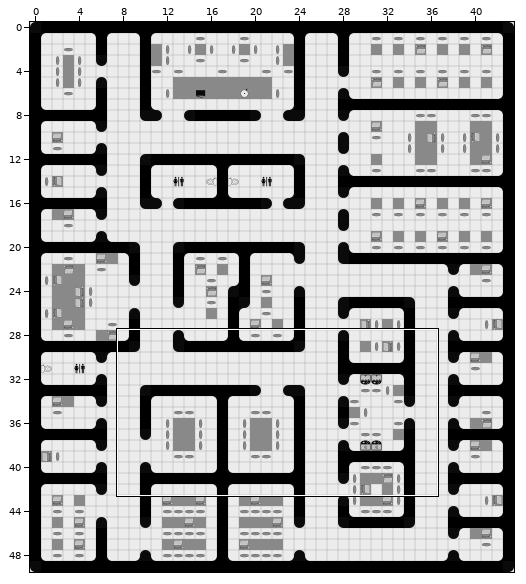
Tiled map -- flask/assets/map3.tmx. The picture above shows the old version from afar; the outline marks the close-up.
Close-up. Before:
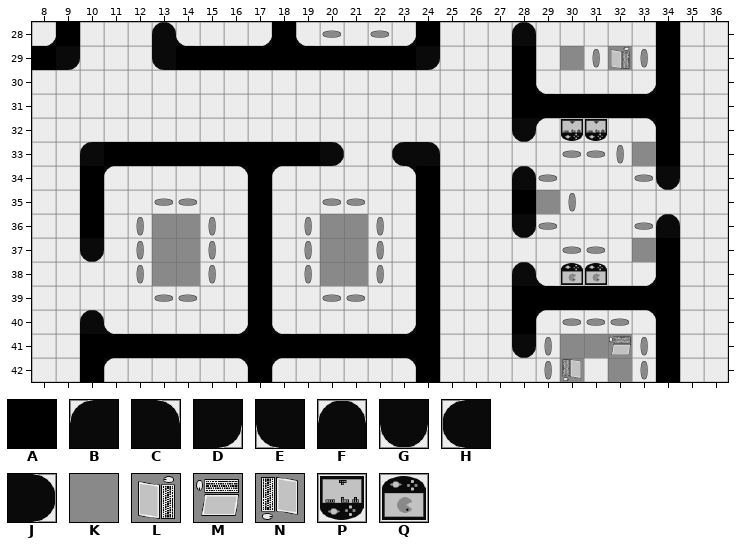
Cells are 64x64 px. Shown: x 8..36, y 28..42. The commit also changed other parts of the map, which this record leaves out.
Key: from "tiles2": A 0, B 6, C 7, D 8, E 9, F 10, G 11, H 12, J 13, K 14, L 18, M 19, N 20, P 27, Q 28.
_ is an empty cell.
Layers that did not change in this view are not listed.
Layer "World" before, first column x 8:
28 _A___F____A_____A___F_____A__
29 AD___EAAAAAAAAAAD___A_K_L_A__
30 ____________________A_____A__
31 ____________________AAAAAAA__
32 ____________________G_PP__A__
33 __BAAAAAAAAAJ__HC________KA__
34 __A______A______A___F_____G__
35 __A______A______A___AK_______
36 __A__KK__A__KK__A___G_____F__
37 __G__KK__A__KK__A________KA__
38 _____KK__A__KK__A___F_QQ__A__
39 _________A______A___AAAAAAA__
40 __F______A______A___A_____A__
41 __AAAAAAAAAAAAAAA___G_KKM_A__
42 __A______A______A_____N_K_A__
Once edited:
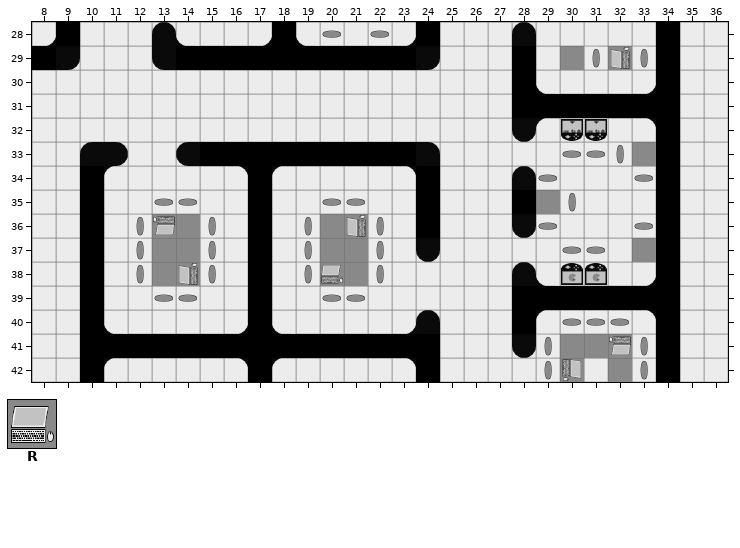
Further tiles: from "tiles2": R 15.
From old to new:
Changed rows in their new state; . is an unchanged cell.
Layer "World":
first column x 10:
33 .J__H.....AAAA...........
34 ........................A
35 ........................A
36 ...M.......L............A
37 A.............G..........
38 A...L.....R..._..........
39 A............._..........
40 A.............F..........
